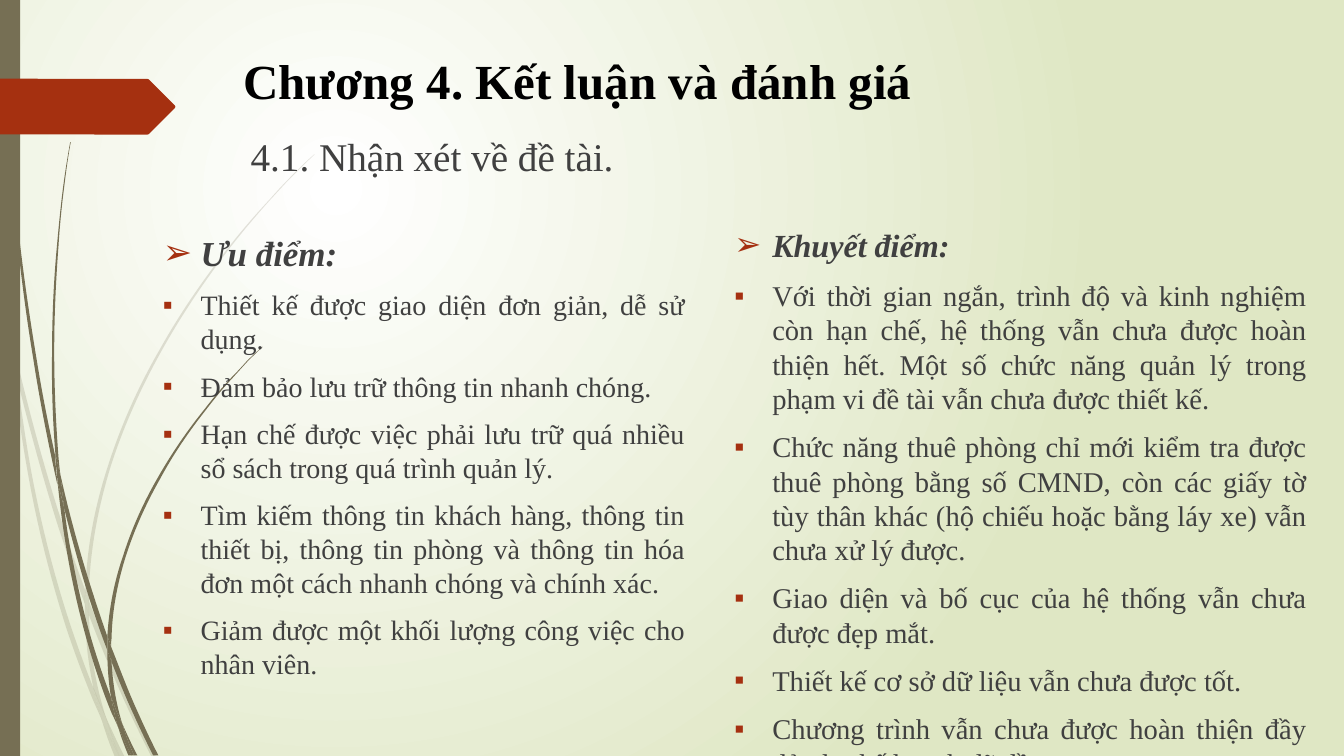
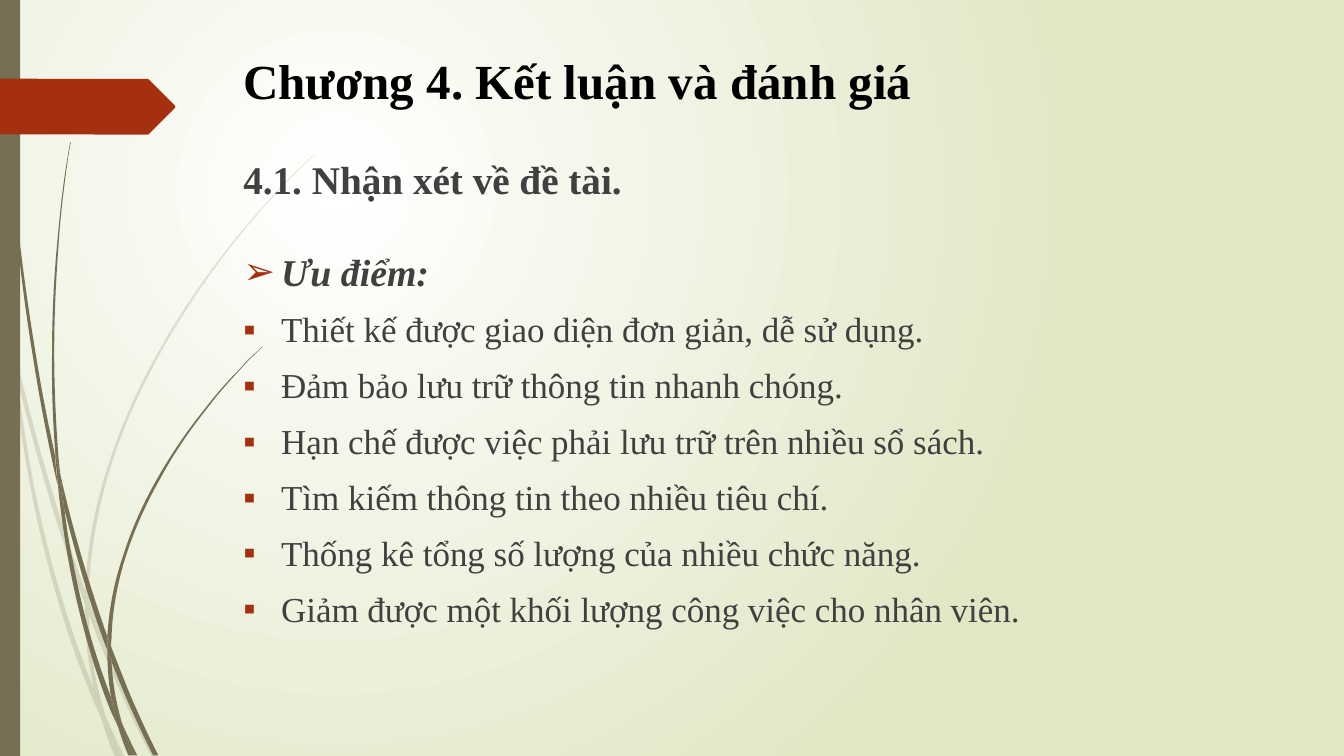
Before and after one commit to tienvothien/qlks_2019, a slide deck: slide 7 of BÁO CÁO KHÓA LUẬN TỐT NGHIỆP mới.pptx (slide 6 before the commit). Drawn at 1344x756 pixels with LibreOffice and Linux fonts; fonts in the diff are those of the drawing. Boxes give left, top, right and bottom in pixels: in the first picture for what was removed or moved away, otherwise in the second. Text is boxed around its words. In the diff, an @@ line names an element or a change of style, - is before the commit and + after.

```diff
--- a/BÁO CÁO KHÓA LUẬN TỐT NGHIỆP mới.pptx
+++ b/BÁO CÁO KHÓA LUẬN TỐT NGHIỆP mới.pptx
@@ text "4.1. Nhận xét về đề ...": place and size @@
-text "4.1. Nhận xét về đề ..." at (251, 142, 614, 178)
+text "4.1. Nhận xét về đề ..." at (243, 165, 621, 201)
@@ text "4.1. Nhận xét về đề ..." at (243, 165, 621, 201): bold on @@
@@ text removed at (772, 233, 1307, 745) @@
-➢ Khuyết điểm:
-▪ Với thời gian ngắn, trình độ và kinh nghiệm còn hạn chế, hệ thống vẫn chưa được hoàn thiện hết. Một số chức năng quản lý trong phạm vi đề tài vẫn chưa được thiết kế.
-▪ Chức năng thuê phòng chỉ mới kiểm tra được thuê phòng bằng số CMND, còn các giấy tờ tùy thân khác (hộ chiếu hoặc bằng láy xe) vẫn chưa xử lý được.
-▪ Giao diện và bố cục của hệ thống vẫn chưa được đẹp mắt.
-▪ Thiết kế cơ sở dữ liệu vẫn chưa được tốt.
-▪ Chương trình vẫn chưa được hoàn thiện đầy đủ như kế hoạch đã đề ra.
@@ text "Ưu điểm:": place and size @@
-text "Ưu điểm:" at (201, 240, 685, 675)
+text "Ưu điểm:" at (281, 258, 1020, 630)
@@ text at (281, 258, 1020, 630): size 25 to 27 pt in "Ưu điểm:"; size 20 to 25 pt in "Thiết kế được giao diện đơn giản, ...", "Đảm bảo lưu trữ thông tin nhanh ...", "Giảm được một khối lượng công việc ..." @@
@@ text at (281, 428, 984, 574): text changed; size 20 to 25 pt @@
-▪ Hạn chế được việc phải lưu trữ quá nhiều sổ sách trong quá trình quản lý.
-▪ Tìm kiếm thông tin khách hàng, thông tin thiết bị, thông tin phòng và thông tin hóa đơn một cách nhanh chóng và chính xác.
+▪ Hạn chế được việc phải lưu trữ trên nhiều sổ sách.
+▪ Tìm kiếm thông tin theo nhiều tiêu chí.
+▪ Thống kê tổng số lượng của nhiều chức năng.
```
Also in this commit, not shown: 4 other slides changed, 2 slides added, 16 other files.
